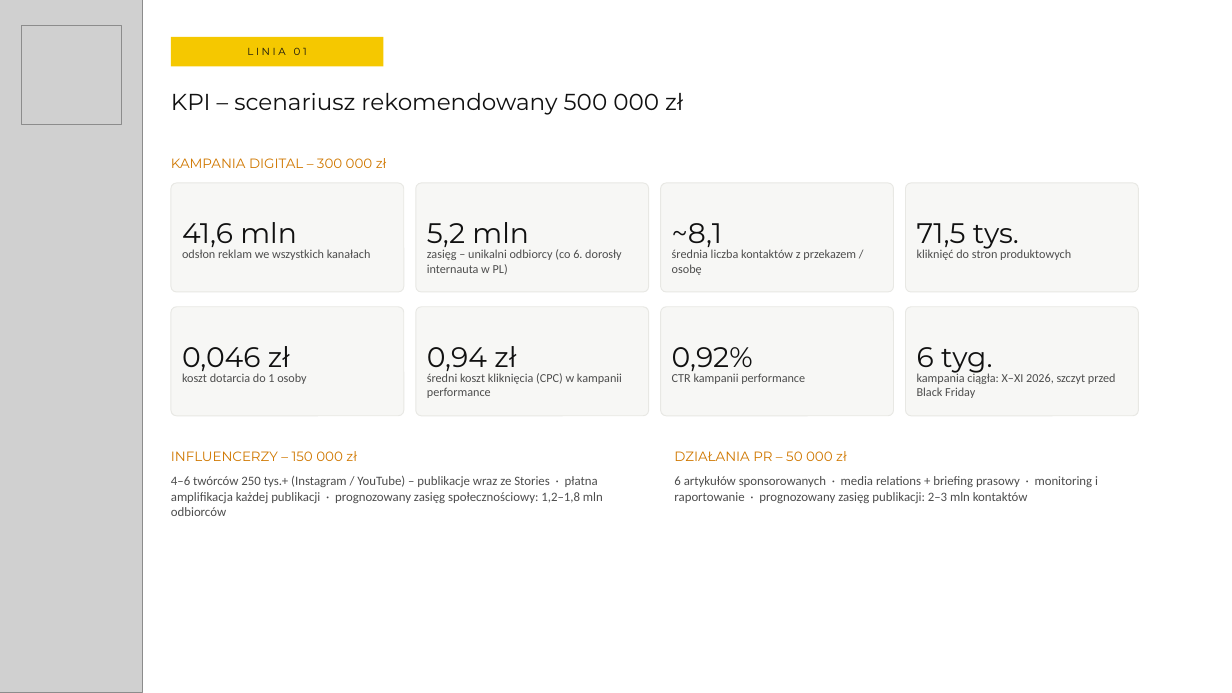
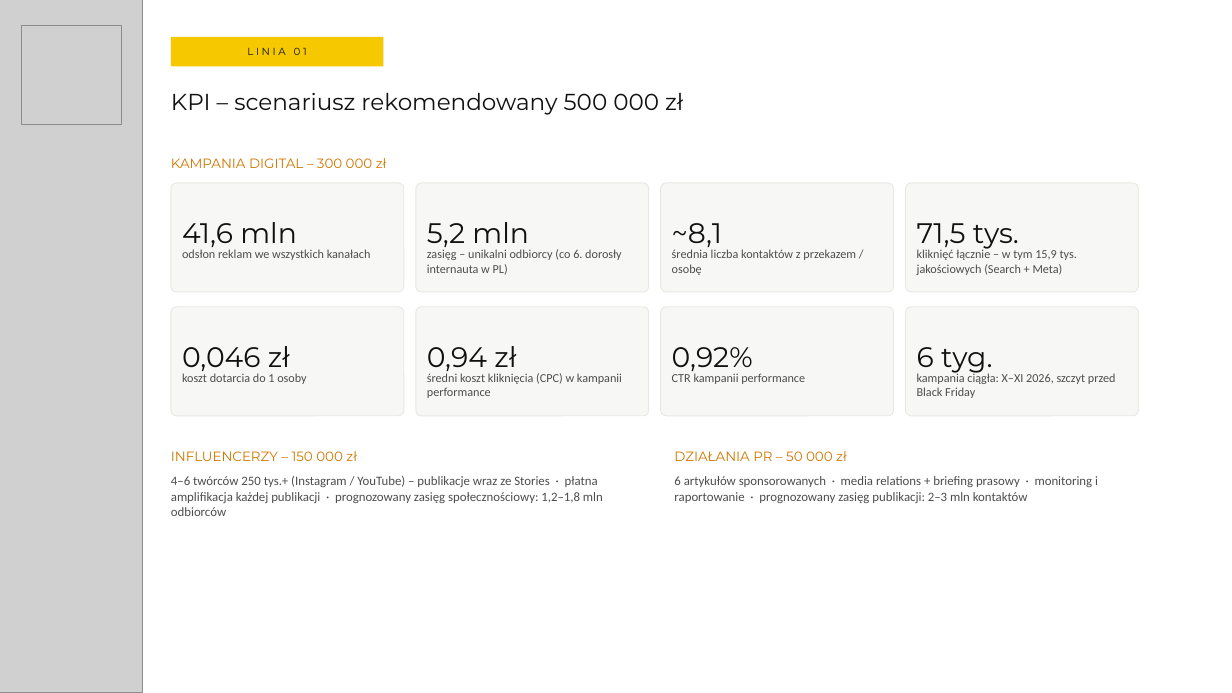
Before and after one commit to MarekDOLEW/blogoklockach, a slide deck: slide 22 of prezentacje/whirlpool/CISZAWHP_dla_CZ_O_OK_v4.1.pptx. Drawn at 1232x693 pixels with LibreOffice and Linux fonts; fonts in the diff are those of the drawing; grey boxes stand for pictures. Boxes give left, top, right and bottom in pixels: in the first picture for what was removed or moved away, otherwise in the second. Text is boxed around its words. In the diff, an @@ line names an element or a change of style, - is before the commit and + after.

```diff
--- a/prezentacje/whirlpool/CISZAWHP_dla_CZ_O_OK_v4.1.pptx
+++ b/prezentacje/whirlpool/CISZAWHP_dla_CZ_O_OK_v4.1.pptx
@@ text at [917, 248, 1077, 275]: text changed @@
-kliknięć do stron produktowych
+kliknięć łącznie – w tym 15,9 tys. jakościowych (Search + Meta)
```
Also in this commit, not shown: 3 other slides changed, 1 slide added.
